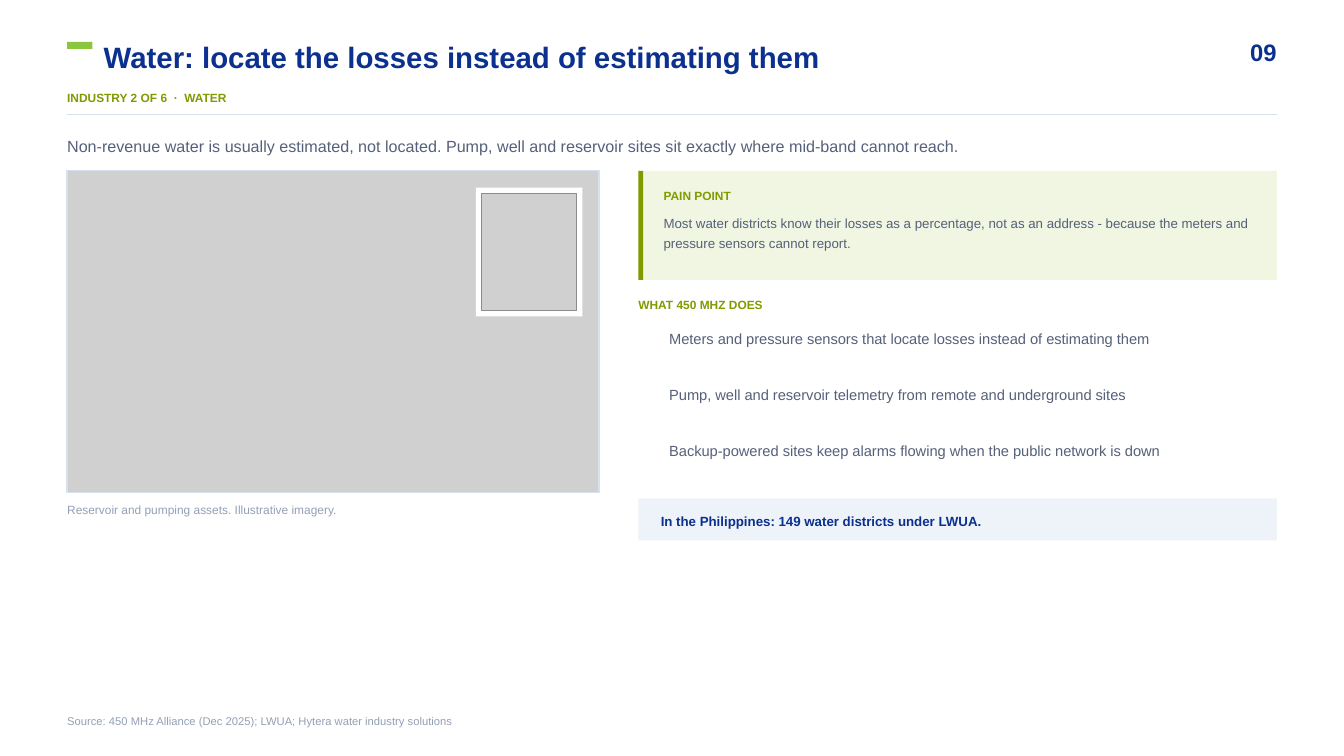
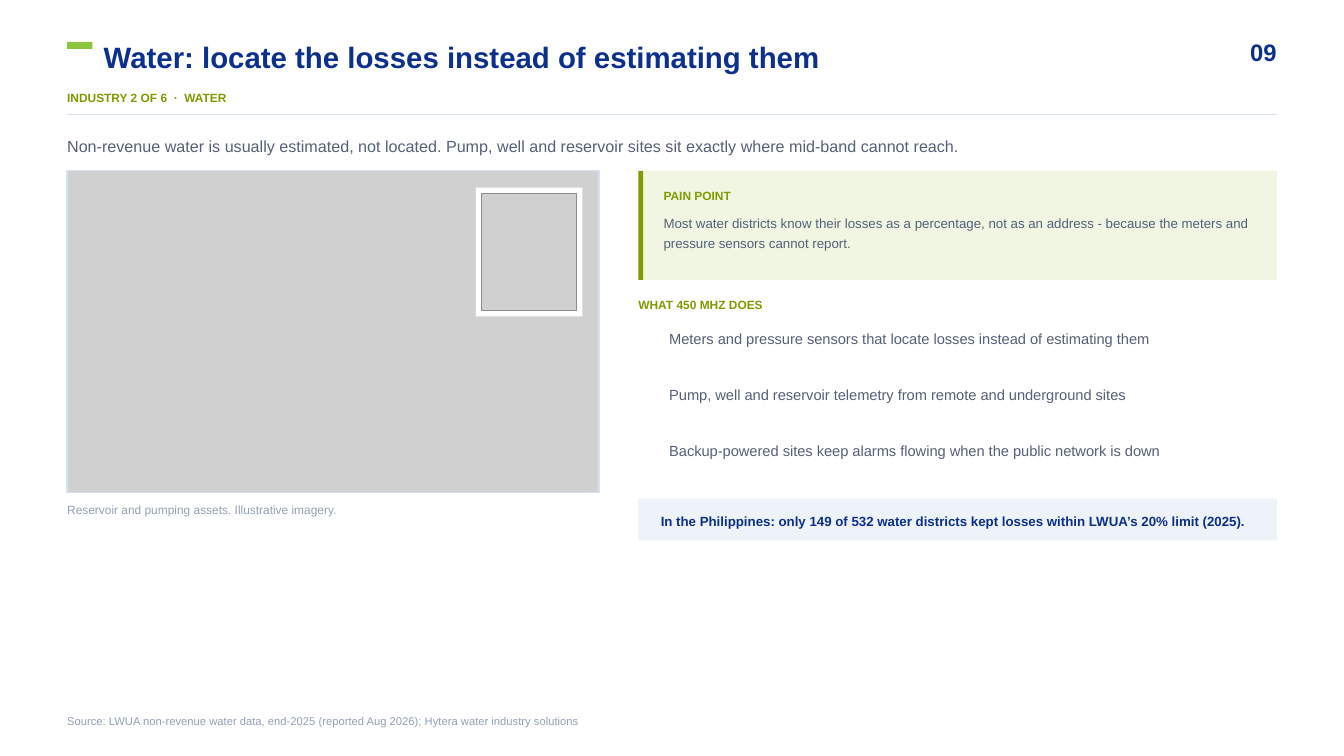
Before and after one commit to mearneste4-max/Philippines-450M, a slide deck: slide 9 of 01_交付物/菲律宾450M方案_v7.pptx. Drawn at 1344x756 pixels with LibreOffice and Linux fonts; fonts in the diff are those of the drawing; grey boxes stand for pictures; background and template pictures are left out. Boxes give left, top, right and bottom in pixels: in the first picture for what was removed or moved away, otherwise in the second. Text is boxed around its words. In the diff, an @@ line names an element or a change of style, - is before the commit and + after.

```diff
--- a/01_交付物/菲律宾450M方案_v7.pptx
+++ b/01_交付物/菲律宾450M方案_v7.pptx
@@ text at [661, 516, 1245, 529]: text changed @@
-In the Philippines: 149 water districts under LWUA.
+In the Philippines: only 149 of 532 water districts kept losses within LWUA’s 20% limit (2025).
@@ text at [67, 717, 578, 727]: text changed @@
-Source: 450 MHz Alliance (Dec 2025); LWUA; Hytera water industry solutions
+Source: LWUA non-revenue water data, end-2025 (reported Aug 2026); Hytera water industry solutions
```
Also in this commit, not shown: 14 other slides changed, 40 other files.
